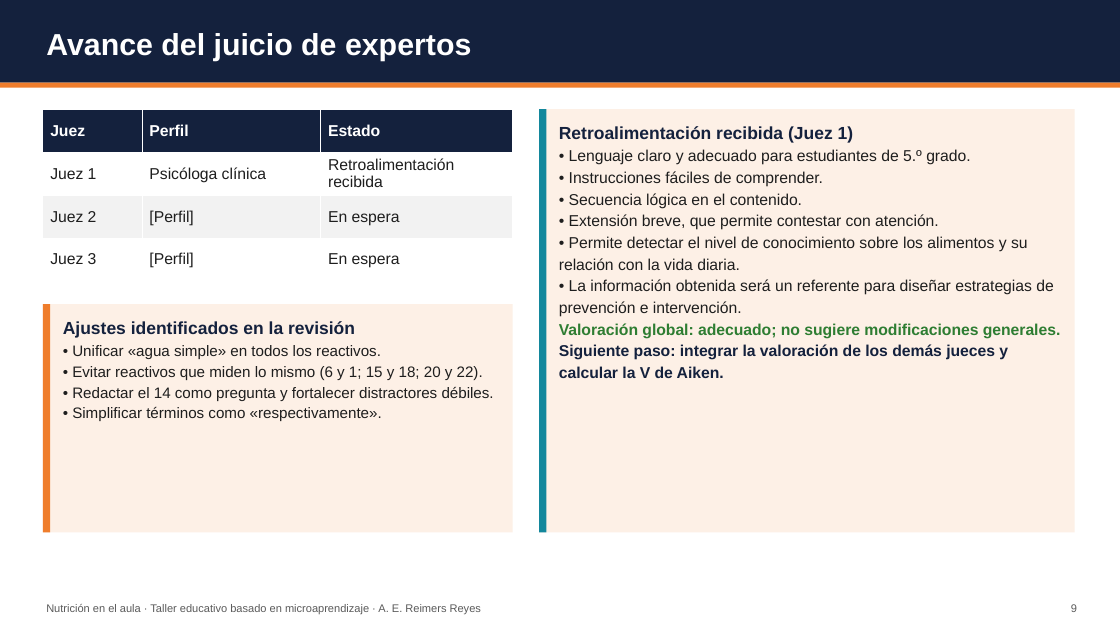
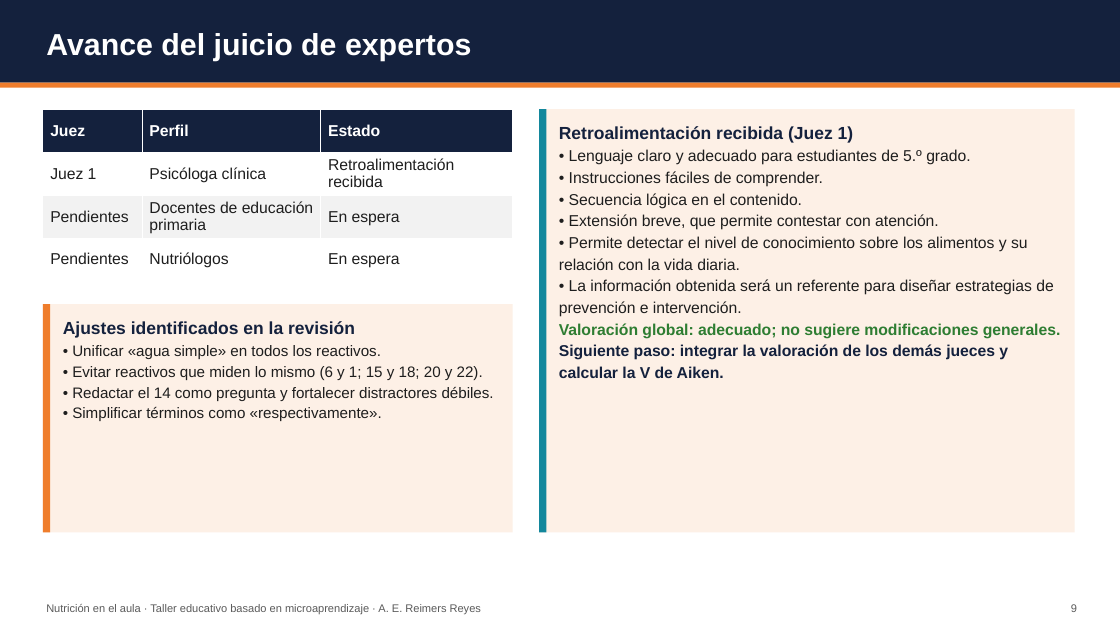
Before and after one commit to dreimers178/Finanzas, a slide deck: slide 9 of protocolo-MTIE/actividad4/Actividad4_Presentacion_avances_Reimers.pptx. Drawn at 1120x630 pixels with LibreOffice and Linux fonts; fonts in the diff are those of the drawing. Boxes give left, top, right and bottom in pixels: in the first picture for what was removed or moved away, otherwise in the second. Text is boxed around its words. In the diff, an @@ line names an element or a change of style, - is before the commit and + after.

```diff
--- a/protocolo-MTIE/actividad4/Actividad4_Presentacion_avances_Reimers.pptx
+++ b/protocolo-MTIE/actividad4/Actividad4_Presentacion_avances_Reimers.pptx
@@ table at (x1=43, y1=109, x2=513, y2=281) @@
-row 3, column 1: Juez 2
+row 3, column 1: Pendientes
-row 3, column 2: [Perfil]
+row 3, column 2: Docentes de educación primaria
-row 4, column 1: Juez 3
+row 4, column 1: Pendientes
-row 4, column 2: [Perfil]
+row 4, column 2: Nutriólogos
```
Also in this commit, not shown: 1 other slide changed, 2 other files.
